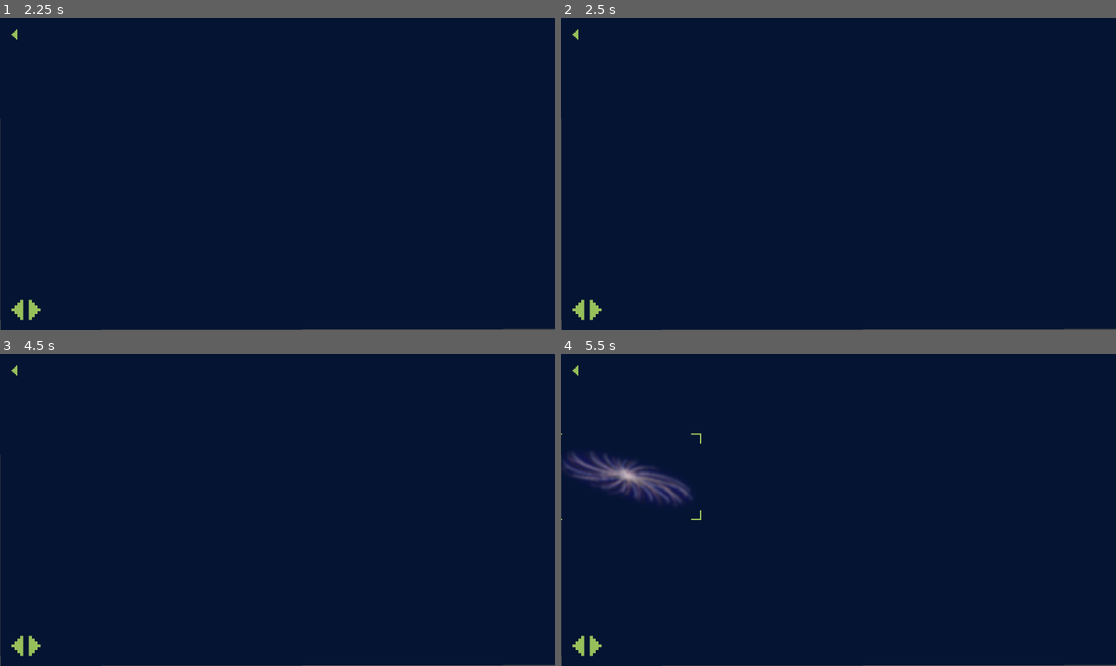
Above: before the commit, frames 1-4 (two rows, left to right).
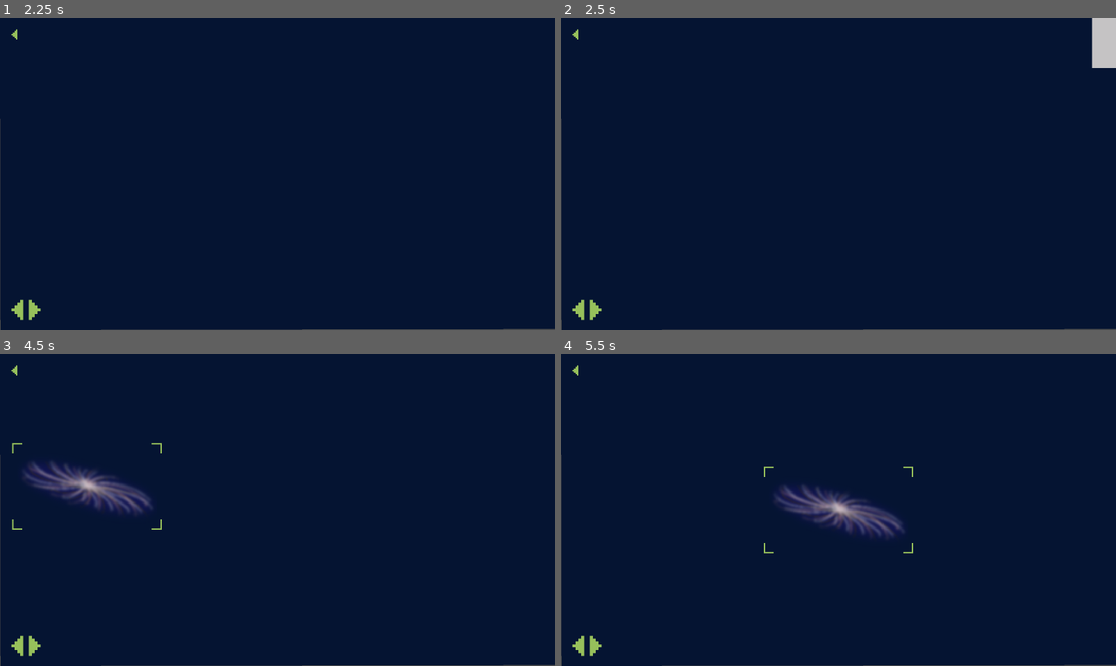
Above: after the commit, the same moments.

Repository: k4444th/ChasingCows
Game: Godot game, scene res://Scenes/main_menu.tscn
Same seed, same stepped clock (60 frames per second), same inputs: the game is played once before the commit and once after it.
Inputs (mouse positions are in pixels of both pictures, inside the frame that each line leads up to; where the layout moved, square brackets give the same spot in the first picture):
- Up to frame 1 (2.25 s): click "Play" at 0.5 s; click (16, 311) at 1.25 s; click (33, 311) at 2 s
- Up to frame 2 (2.5 s): no input
- Up to frame 3 (4.5 s): click (16, 369) at 2.75 s; click "Play" at 3.5 s; tap Enter at 4.25 s; move the mouse to (399, 494) at 4.27 s; hold D (Right) from 4.28 s (still down); click (399, 494) at 4.42 s
- Up to frame 4 (5.5 s): release D (Right) at 5 s; click (838, 510) [572, 469] at 5 s

Frame 1 is identical in both runs. In frame 2, 0.7% of the frame differs, in the area x 95-100%, y 0-17%; in frame 3, 2.0%; in frame 4, 3.9%, in the area x 0-64%, y 25-64%.

Commit message:
change transition speed

Diff:
--- a/Scenes/choose_destination.gd
+++ b/Scenes/choose_destination.gd
@@ -1,6 +1,7 @@
 extends Node2D
 
 var selected: TextureButton
+var transitionSpeed := 1.5
 
 @onready var selector := $Selector
 @onready var camera := $Camera
@@ -60,7 +61,7 @@
 	selector.selectorPosition = node.position + node.size * (node.scale / 2)
 	selector.selectorSize = node.size * node.scale
 	var tween = get_tree().create_tween()
-	tween.tween_property(camera, "position", node.position + node.size * (node.scale / 2), 2.5).set_trans(Tween.TRANS_QUAD)
+	tween.tween_property(camera, "position", node.position + node.size * (node.scale / 2), transitionSpeed).set_trans(Tween.TRANS_QUAD)
 
 func _on_andromeda_pressed() -> void:
 	setSelector(andromedaButton)
--- a/Scenes/choose_destination.tscn
+++ b/Scenes/choose_destination.tscn
@@ -32,6 +32,7 @@
 offset_bottom = 47.0
 scale = Vector2(5, 5)
 texture_normal = ExtResource("3_e68r7")
+metadata/_edit_use_anchors_ = true
 
 [node name="ArrowLeft" type="TextureButton" parent="Canvas"]
 anchors_preset = 2
@@ -61,10 +62,10 @@
 [node name="Galaxies" type="Node" parent="."]
 
 [node name="Andromeda" type="TextureButton" parent="Galaxies"]
-offset_left = -2762.0
-offset_top = -527.0
-offset_right = -2569.0
-offset_bottom = -421.0
+offset_left = -2550.0
+offset_top = -418.0
+offset_right = -2357.0
+offset_bottom = -312.0
 scale = Vector2(2.5, 2.5)
 texture_normal = ExtResource("4_e42j6")
 
@@ -75,6 +76,7 @@
 offset_bottom = -1201.0
 scale = Vector2(2.5, 2.5)
 texture_normal = ExtResource("4_hlybq")
+metadata/_edit_use_anchors_ = true
 
 [node name="HangayButton" type="TextureButton" parent="Galaxies"]
 offset_left = -1785.0
@@ -84,10 +86,10 @@
 texture_normal = ExtResource("1_ur3en")
 
 [node name="FornaxButton" type="TextureButton" parent="Galaxies"]
-offset_left = 1957.0
-offset_top = 2029.0
-offset_right = 2461.0
-offset_bottom = 2389.0
+offset_left = 1336.0
+offset_top = 2138.0
+offset_right = 1840.0
+offset_bottom = 2498.0
 texture_normal = ExtResource("1_ur3en")
 
 [node name="TriangulumButton" type="TextureButton" parent="Galaxies"]
@@ -98,17 +100,17 @@
 texture_normal = ExtResource("1_ur3en")
 
 [node name="Absantha-GomButton" type="TextureButton" parent="Galaxies"]
-offset_left = 5406.0
-offset_top = -1673.0
-offset_right = 5910.0
-offset_bottom = -1313.0
+offset_left = 3939.0
+offset_top = 1050.0
+offset_right = 4443.0
+offset_bottom = 1410.0
 texture_normal = ExtResource("1_ur3en")
 
 [node name="Absantha-ShadButtton" type="TextureButton" parent="Galaxies"]
-offset_left = 5772.0
-offset_top = -1888.0
-offset_right = 6276.0
-offset_bottom = -1528.0
+offset_left = 4305.0
+offset_top = 835.0
+offset_right = 4809.0
+offset_bottom = 1195.0
 texture_normal = ExtResource("1_ur3en")
 
 [node name="Selector" parent="." instance=ExtResource("3_e42j6")]
